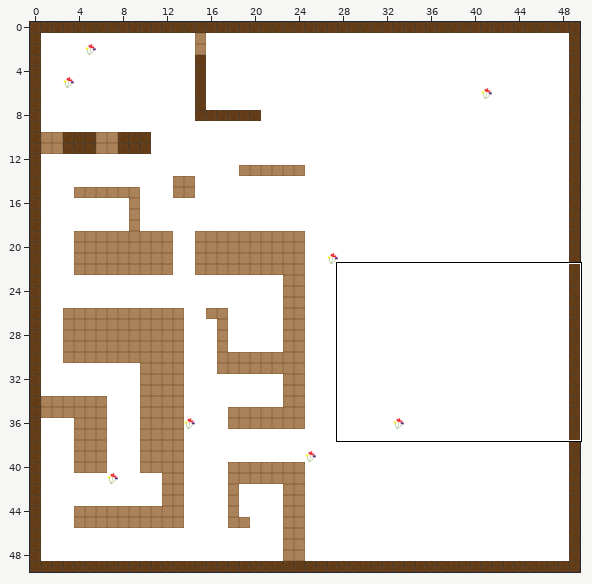
An edit to a level. Tiled map, Project/Apps/Bugs/data/levels/level2/level.tmx. The first picture is a wide view before the edit; the outline marks the close-up.
Close-up. Old version:
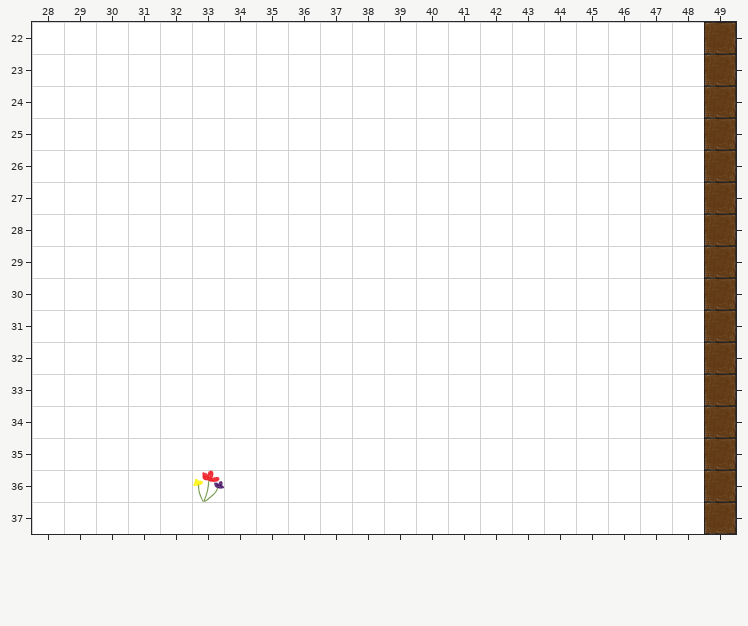
Cells are 64x64 px. Shown: x 28..49, y 22..37. The commit also changed other parts of the map, which this record leaves out.
After:
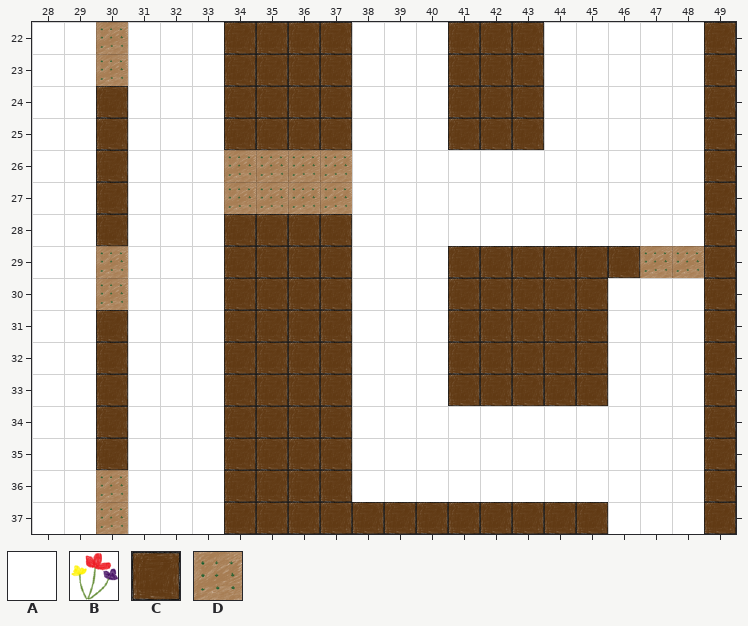
Key: from "TopDownDesert": A 1, B 3, C 4, D 5.
_ is an empty cell, # one hidden under a higher layer.
Tiles replaced or removed in this view: A, B.
Changes in this commit:
Changed rows in their new state; . is an unchanged cell.
Layer "GroundLayer":
first column x 30:
22 D..................
23 D..................
26 ....DDDD...........
27 ....DDDD...........
29 D................DD
30 D..................
31 #..................
first column x 30:
36 D..A
37 D...
Layer "WallsLayer":
first column x 30:
22 ....CCCC...CCC...
23 ....CCCC...CCC...
24 C...CCCC...CCC...
25 C...CCCC...CCC...
26 C................
27 C................
28 C...CCCC.........
29 ....CCCC...CCCCCC
30 ....CCCC...CCCCC.
31 C...CCCC...CCCCC.
32 C...CCCC...CCCCC.
33 C...CCCC...CCCCC.
34 C...CCCC.........
35 C...CCCC.........
36 ....CCCC.........
37 ....CCCCCCCCCCCC.
Boxes around the changes in both close-ups, in picture pixels (x1, y1, x2, y2):
changed: (96, 22, 128, 534)
changed: (192, 22, 704, 534)
